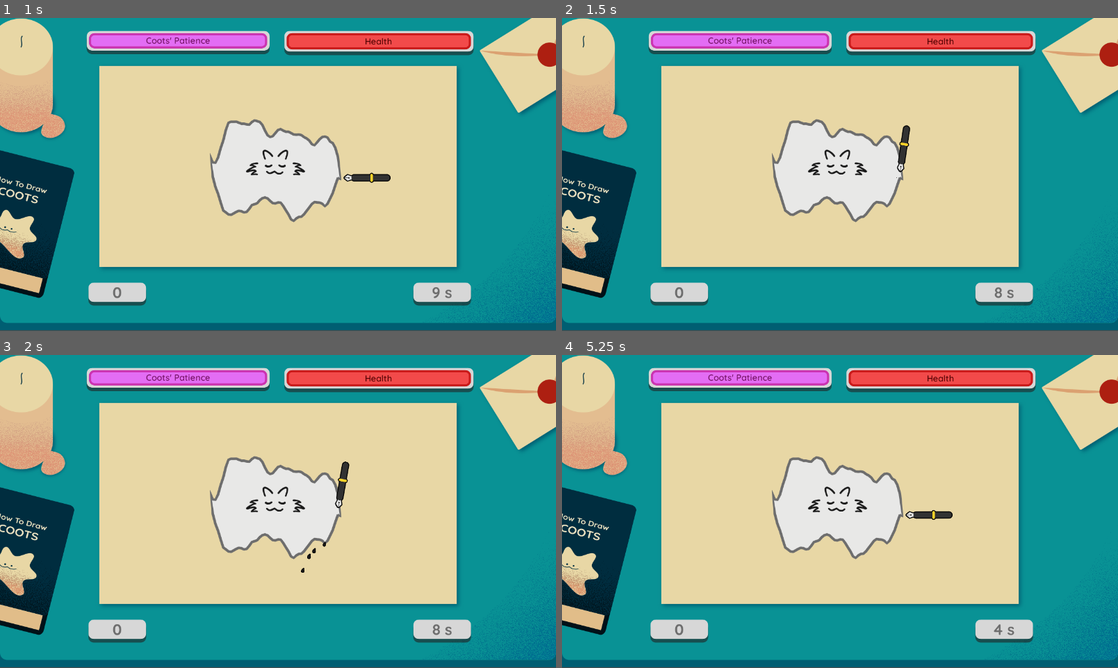
Above: before the commit, frames 1-4 (two rows, left to right).
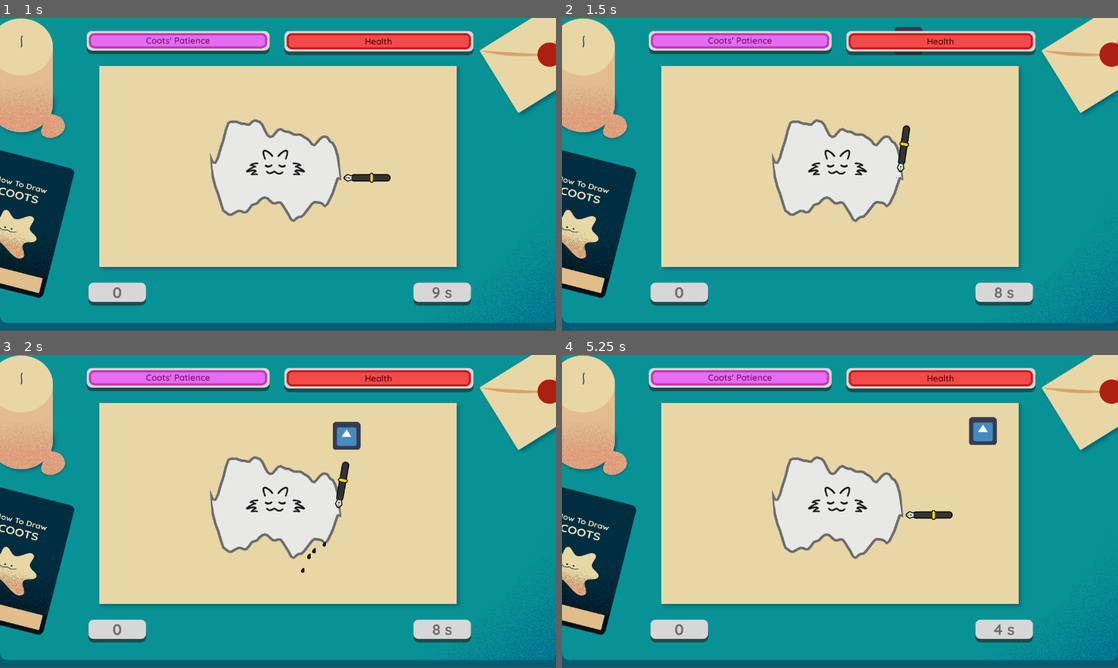
Above: after the commit, the same moments.

Repository: RechieKho/draw-the-coots
Game: Godot game, scene res://scenes/drawing-stage/drawing-stage.tscn
Two runs of this game, one before a commit and one after it. Both use one fixed random seed, a clock stepped at 60 frames per second and the inputs below. The project has no main scene, so this scene is started directly. The engine's default icon, where the game draws it, is replaced by a stand-in: a white triangle on a blue panel in a dark square.
Inputs (mouse positions are in pixels of both pictures, inside the frame that each line leads up to):
- Up to frame 1 (1 s): tap Enter at 0.5 s; move the mouse to (278, 168) at 0.52 s; click (278, 168) at 0.67 s
- Up to frame 2 (1.5 s): move the mouse to (901, 177) at 1.27 s; click (901, 177) at 1.42 s
- Up to frame 3 (2 s): no input
- Up to frame 4 (5.25 s): move the mouse to (895, 442) at 2.02 s; click (895, 442) at 2.17 s; tap Space at 2.75 s; move the mouse to (812, 574) at 2.77 s; click (812, 574) at 2.92 s; tap Enter at 3.5 s; move the mouse to (1006, 558) at 3.52 s; click (1006, 558) at 3.67 s; move the mouse to (673, 464) at 4.27 s; click (673, 464) at 4.42 s; move the mouse to (867, 511) at 5.02 s; click (867, 511) at 5.17 s

Frame 1 is identical in both runs. In frame 2, 0.1% of the frame differs, in the area x 59-65%, y 2-12%; in frame 3, 0.4%; in frame 4, 0.5%, in the area x 73-79%, y 19-29%.

Commit message:
Add spider mechanics.

Diff:
--- /dev/null
+++ b/prefabs/spider/spider.gd
@@ -0,0 +1,41 @@
+extends Area2D
+
+
+export(float, 0, 100) var annoyance := 5.0
+
+func attack(
+	target_position: Vector2,
+	hanging_length: float,
+	duration: float
+):
+	var tweener = create_tween().set_trans(Tween.TRANS_QUAD).set_ease(Tween.EASE_OUT).set_parallel(false)
+	hang(tweener, hanging_length, duration/2)
+	hunt(tweener, target_position, duration/2)
+
+func hang(
+	tweener :SceneTreeTween,
+	length: float,
+	duration: float
+):
+	var end_position := global_position + Vector2.DOWN * length
+	tweener.tween_property(self, "global_position",
+		end_position,
+		duration
+	)
+
+func hunt(tweener: SceneTreeTween, target_position: Vector2, duration: float):
+	monitoring = true
+	tweener.tween_property(self, "global_position:x", target_position.x, duration)  \
+		.set_trans(Tween.TRANS_LINEAR)
+	tweener.parallel() \
+		.tween_property(self, "global_position:y", target_position.y, duration) \
+		.set_trans(Tween.TRANS_BACK)
+
+func _input_event(viewport, event, shape_idx):
+	if event is InputEventMouseButton:
+		if event.pressed: queue_free() # TODO: Add animation.
+
+func _on_Spider_area_entered(area):
+	if area.name == "Coots":
+		area.decrease_patience(annoyance)
+		queue_free() # TODO: Add animation.
--- /dev/null
+++ b/prefabs/spider/spider.tscn
@@ -0,0 +1,21 @@
+[gd_scene load_steps=4 format=2]
+
+[ext_resource path="res://icon.png" type="Texture" id=1]
+[ext_resource path="res://prefabs/spider/spider.gd" type="Script" id=2]
+
+[sub_resource type="CircleShape2D" id=1]
+radius = 39.2046
+
+[node name="Spider" type="Area2D"]
+collision_mask = 16
+monitoring = false
+monitorable = false
+script = ExtResource( 2 )
+
+[node name="Sprite" type="Sprite" parent="."]
+texture = ExtResource( 1 )
+
+[node name="CollisionShape2D" type="CollisionShape2D" parent="."]
+shape = SubResource( 1 )
+
+[connection signal="area_entered" from="." to="." method="_on_Spider_area_entered"]
--- a/scenes/drawing-stage/drawing-stage.tscn
+++ b/scenes/drawing-stage/drawing-stage.tscn
@@ -15,6 +15,7 @@
 [ext_resource path="res://scenes/drawing-stage/time-left-counter.gd" type="Script" id=13]
 [ext_resource path="res://scenes/drawing-stage/result.gd" type="Script" id=14]
 [ext_resource path="res://assets/audio/cat_music.ogg" type="AudioStream" id=15]
+[ext_resource path="res://scenes/drawing-stage/spider-spawner.gd" type="Script" id=16]
 
 [sub_resource type="DynamicFont" id=1]
 size = 20
@@ -170,6 +171,9 @@
 
 [sub_resource type="CircleShape2D" id=7]
 
+[sub_resource type="RectangleShape2D" id=19]
+extents = Vector2( 625.5, 70.5 )
+
 [node name="DrawingStage" type="Node2D"]
 script = ExtResource( 1 )
 pen_color = Color( 0.12549, 0.12549, 0.12549, 1 )
@@ -566,16 +570,27 @@
 stream = ExtResource( 15 )
 autoplay = true
 
+[node name="SpiderSpawner" type="CollisionShape2D" parent="."]
+position = Vector2( 637.5, -83.5 )
+shape = SubResource( 19 )
+script = ExtResource( 16 )
+
+[node name="SpawnTimer" type="Timer" parent="SpiderSpawner"]
+process_mode = 0
+autostart = true
+
 [connection signal="on_hurting" from="UI/Bitten" to="UI/ProgressBars/HealthBar" method="reduce_health"]
 [connection signal="on_relieving" from="UI/Bitten" to="Coots" method="increase_patience"]
 [connection signal="on_start_biting" from="UI/Bitten" to="Pen" method="set_is_grabbing" binds= [ false ]]
 [connection signal="timeout" from="UI/Bitten/BitingTimer" to="UI/Bitten" method="set_biting" binds= [ false ]]
 [connection signal="timeout" from="UI/TimeLeftCounter/DrawingTimer" to="." method="_on_Timer_timeout"]
+[connection signal="timeout" from="UI/TimeLeftCounter/DrawingTimer" to="SpiderSpawner/SpawnTimer" method="stop"]
 [connection signal="button_up" from="UI/Result/Panel/Buttons/RedrawButton" to="UI/Result" method="_on_RedrawButton_button_up"]
 [connection signal="area_exited" from="PenDetectors/AwayDetector" to="." method="_on_AwayDetector_area_exited"]
 [connection signal="area_entered" from="PenDetectors/ReturnDetector" to="." method="_on_ReturnDetector_area_entered"]
 [connection signal="on_lost_control" from="Coots" to="UI/Bitten" method="set_biting" binds= [ true ]]
 [connection signal="on_patience_changed" from="Coots" to="UI/ProgressBars/CootsPatienceMeter" method="update_patience_meter"]
 [connection signal="on_stroke" from="Pen" to="." method="add_stroke_point"]
+[connection signal="timeout" from="SpiderSpawner/SpawnTimer" to="SpiderSpawner" method="might_spawn_spider"]
 
 [editable path="Pen"]
--- /dev/null
+++ b/scenes/drawing-stage/spider-spawner.gd
@@ -0,0 +1,34 @@
+extends CollisionShape2D
+
+export(float, 0, 1000) var hanging_length := 400
+export(float, 0, 1) var hanging_length_randomness := 0.2
+export(float, 0, 10) var attack_duration := 5
+export(float, 0, 1) var attack_duration_randomness := 0.2
+export(NodePath) var target_node_path := "../Coots"
+export(float, 0, 1) var spawning_chance := 0.5
+
+onready var target_node := get_node(target_node_path) as Node2D
+onready var rectangle := shape as RectangleShape2D
+
+func spawn_spider():
+	var spider_resource := preload("res://prefabs/spider/spider.tscn")
+	var spider := spider_resource.instance() as Node2D
+	get_tree().current_scene.add_child(spider)
+	spider.global_position = Vector2(
+		rand_range(global_position.x - rectangle.extents.x, global_position.x + rectangle.extents.x),
+		rand_range(global_position.y - rectangle.extents.y, global_position.y + rectangle.extents.y)
+	)
+	spider.call_deferred("attack", target_node.position,
+		rand_range(
+			hanging_length * (1 - hanging_length_randomness),
+			hanging_length * (1 + hanging_length_randomness)
+		),
+		rand_range(
+			attack_duration * (1 - attack_duration_randomness),
+			attack_duration * (1 + attack_duration_randomness)
+		)
+	)
+
+func might_spawn_spider():
+	var random_value := randf()
+	if random_value < spawning_chance: spawn_spider()
Not shown: 1 places in scenes/drawing-stage/drawing-stage.tscn that only renumber resources
